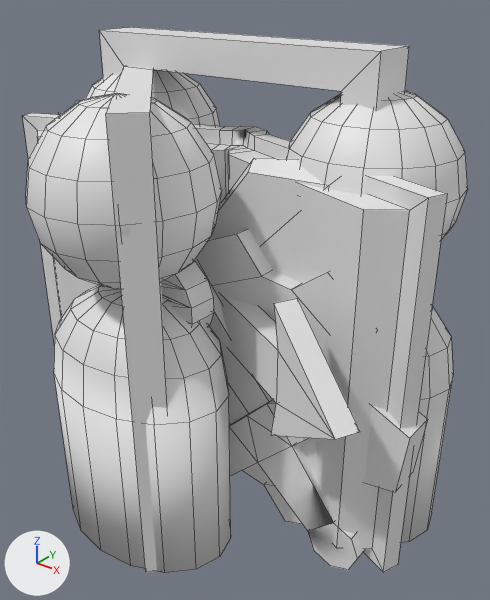
A saved change to the FBX model Assets/Models/UI/MainMenu Icons.fbx.
One viewpoint serves both versions: a 50 mm lens placed at (1.47, -1.57, 1.81), pointed at (0.15, 0.09, 0.78). Lighting does not change. The marker at lower left points along +X, +Y and +Z. Mesh edges are drawn as thin lines. Vertices at the same position are counted once.

Names of what the first picture shows: 'Book', 'ExitDoor', 'Gears', 'Group', 'Swords'.
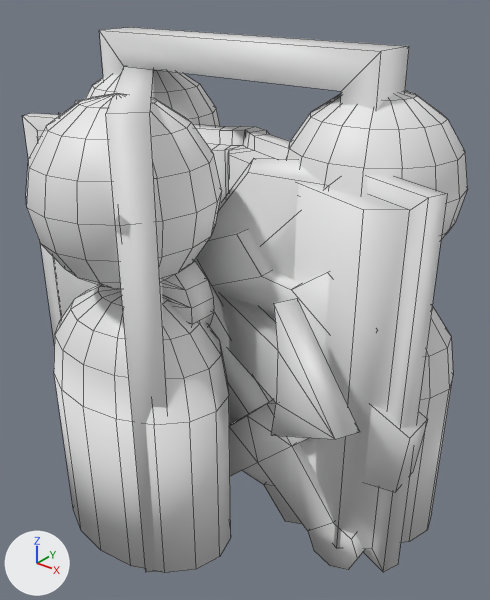
The change, as JSON lines over the scene's bpy script:
```json
{"block": "me_cube_003", "where": "me_cube_003.from_pydata(...)  # 140 vertices, 175 faces; spans x -0.85..0.85, y -0.25..0.34, z 0.06..1.31"}
{"block": "me_cube_003", "where": "# used by ob_book; location = (0.0, 0.0, 0.0)"}
{"block": "me_cube_003", "change": "me_cube_003 part 2: edges marked sharp go from 210 to 0"}
{"block": "me_plane_001", "where": "me_plane_001.from_pydata(...)  # 54 vertices, 45 faces; spans x -0.56..0.83, y -0.49..0.31, z 0.0..1.61"}
{"block": "me_plane_001", "where": "# used by ob_exitdoor; location = (0.0, 0.0, 0.0)"}
{"block": "me_plane_001", "change": "me_plane_001 part 3: edges marked sharp go from 81 to 0"}
{"block": "me_cube_002", "where": "me_cube_002.from_pydata(...)  # 102 vertices, 106 faces; spans x -0.76..0.75, y -0.09..0.1, z 0.0..1.35"}
{"block": "me_cube_002", "where": "# used by ob_swords; location = (0.0, 0.0, 0.0)"}
{"block": "me_cube_002", "change": "me_cube_002 part 4"}
{"block": "me_cube_002", "change": "90 faces are deleted"}
{"block": "me_cube_002", "change": "90 new faces join them"}
{"block": "me_cube_002", "change": "me_cube_002 part 5: the surface is now shaded smooth"}
{"block": "me_cylinder_002", "where": "me_cylinder_002.from_pydata(...)  # 144 vertices, 104 faces; spans x -0.77..0.86, y -0.05..0.06, z 0.05..1.42"}
{"block": "me_cylinder_002", "where": "# used by ob_gears; location = (0.0, 0.0, 0.0)"}
{"block": "me_cylinder_002", "change": "me_cylinder_002 part 1: edges marked sharp go from 248 to 0"}
```

Location of each change, (x1, y1, x2, y2) in pixels of the pictures (490 x 600 px; the box of a moved part takes in the faces that stretch with it):
```json
{"part": 1, "of": "me_cylinder_002", "change": "shading changed", "before": [75, 100, 428, 524], "after": [75, 100, 428, 524]}
{"part": 2, "of": "me_cube_003", "change": "shading changed", "before": [23, 113, 447, 572], "after": [23, 113, 447, 572]}
{"part": 3, "of": "me_plane_001", "change": "shading changed", "before": [99, 27, 409, 573], "after": [99, 27, 409, 573]}
{"part": 4, "of": "me_cube_002", "change": "moved or reshaped", "before": [194, 158, 334, 531], "after": [194, 158, 334, 531]}
```
